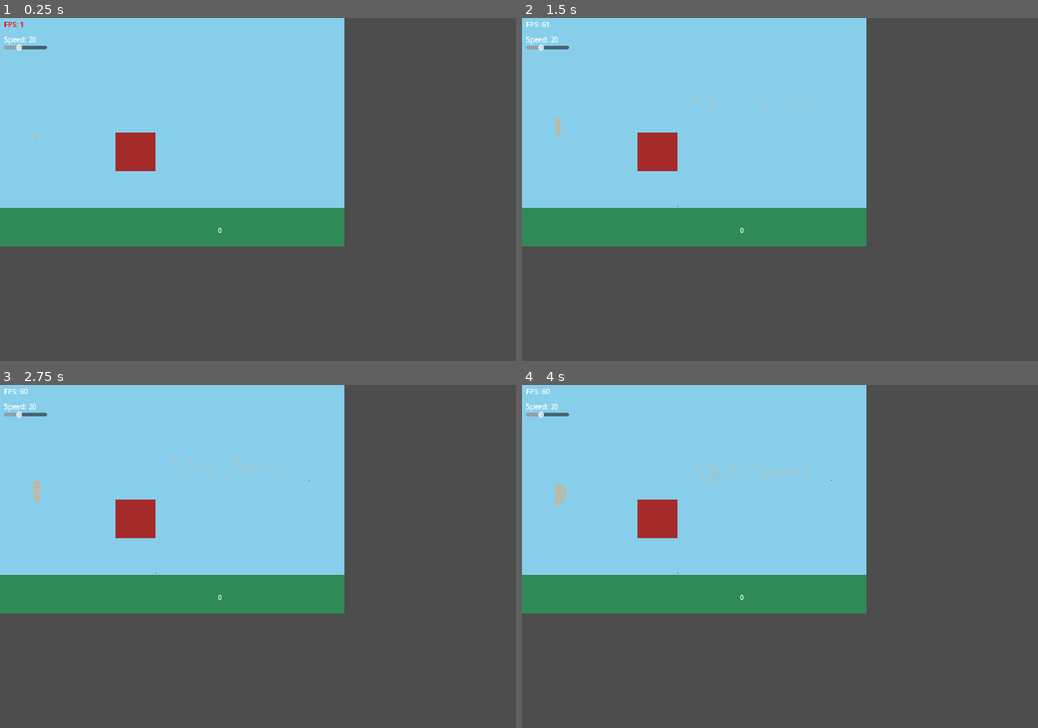
Above: before the commit, frames 1-4 (two rows, left to right).
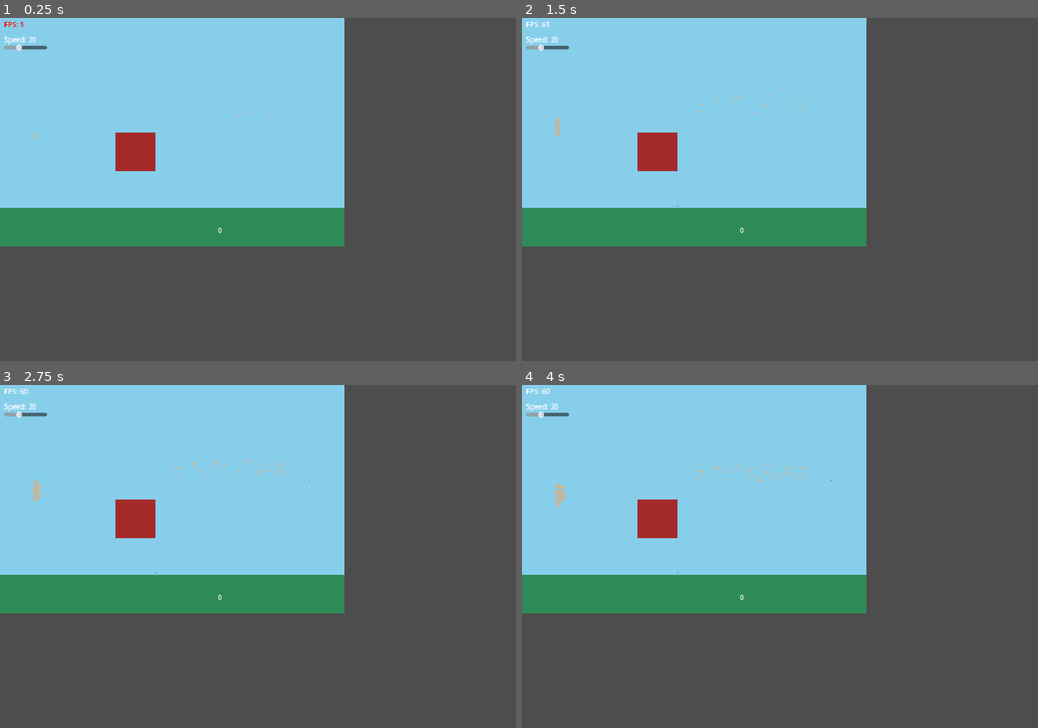
Above: after the commit, the same moments.

Repository: evhpwd/Feed-the-Dragons
Game: Godot game, scene res://Simulation.tscn
Two runs of this game, one before a commit and one after it. Both use one fixed random seed, a clock stepped at 60 frames per second and the inputs below. Before the commit the project starts from res://Main.tscn.
Inputs (mouse positions are in pixels of both pictures, inside the frame that each line leads up to):
- Up to frame 1 (0.25 s): no input
- Up to frame 2 (1.5 s): tap Enter at 0.5 s; move the mouse to (893, 172) at 0.52 s; hold G (swap_gravity) 0.53-1.28 s; click (893, 172) at 0.67 s; move the mouse to (676, 206) at 1.27 s; tap G (swap_gravity) at 1.35 s; click (676, 206) at 1.42 s
- Up to frame 3 (2.75 s): move the mouse to (309, 481) at 2.02 s; hold G (swap_gravity) from 2.03 s (still down); click (309, 481) at 2.17 s
- Up to frame 4 (4 s): move the mouse to (754, 625) at 2.77 s; release G (swap_gravity) at 2.78 s; tap G (swap_gravity) at 2.85 s; click (754, 625) at 2.92 s; move the mouse to (934, 607) at 3.52 s; hold G (swap_gravity) from 3.53 s (still down); click (934, 607) at 3.67 s

The runs differ from the first frame. In frame 1, less than 0.1% of the frame differs, in the area x 6-53%, y 27-35%; in frame 2, less than 0.1%; in frame 3, 0.1%; in frame 4, 0.2%, in the area x 6-56%, y 22-36%.

Commit message:
Rename 'Main' to 'Simulation'

Diff:
--- a/Main.gd
+++ b/Simulation.gd
@@ -1,5 +1,5 @@
 extends Node
-class_name Main
+class_name Simulation
 
 var grid := PackedByteArray()
 var changed := false
--- a/Main.tscn
+++ b/Simulation.tscn
@@ -1,12 +1,12 @@
 [gd_scene load_steps=5 format=3 uid="uid://chyvftimkqe5s"]
 
-[ext_resource type="Script" path="res://Main.gd" id="1_pp28r"]
-[ext_resource type="Script" path="res://FPS.gd" id="2_0er0i"]
-[ext_resource type="Script" path="res://TempScore.gd" id="3_ehjx4"]
-[ext_resource type="Script" path="res://SpeedSlider.gd" id="4_dficb"]
+[ext_resource type="Script" path="res://Simulation.gd" id="1_m3n8q"]
+[ext_resource type="Script" path="res://FPS.gd" id="2_rnqmu"]
+[ext_resource type="Script" path="res://TempScore.gd" id="3_tk5dj"]
+[ext_resource type="Script" path="res://SpeedSlider.gd" id="4_y7ufi"]
 
-[node name="Main" type="Node2D"]
-script = ExtResource("1_pp28r")
+[node name="Simulation" type="Node2D"]
+script = ExtResource("1_m3n8q")
 
 [node name="GridTex" type="TextureRect" parent="."]
 offset_right = 40.0
--- a/TempScore.gd
+++ b/TempScore.gd
@@ -5,5 +5,5 @@
 	set_text("0")
 
 func _process(_delta):
-	var count = $"..".counts[Main.CellType.GOAL1]
+	var count = $"..".counts[Simulation.CellType.GOAL1]
 	set_text("%d" % [count])
--- a/project.godot
+++ b/project.godot
@@ -11,7 +11,7 @@
 [application]
 
 config/name="FTD"
-run/main_scene="res://Main.tscn"
+run/main_scene="res://Simulation.tscn"
 config/features=PackedStringArray("4.2", "Forward Plus")
 config/icon="res://icon.svg"
 
Not shown: 2 places in Simulation.tscn that only renumber resources
